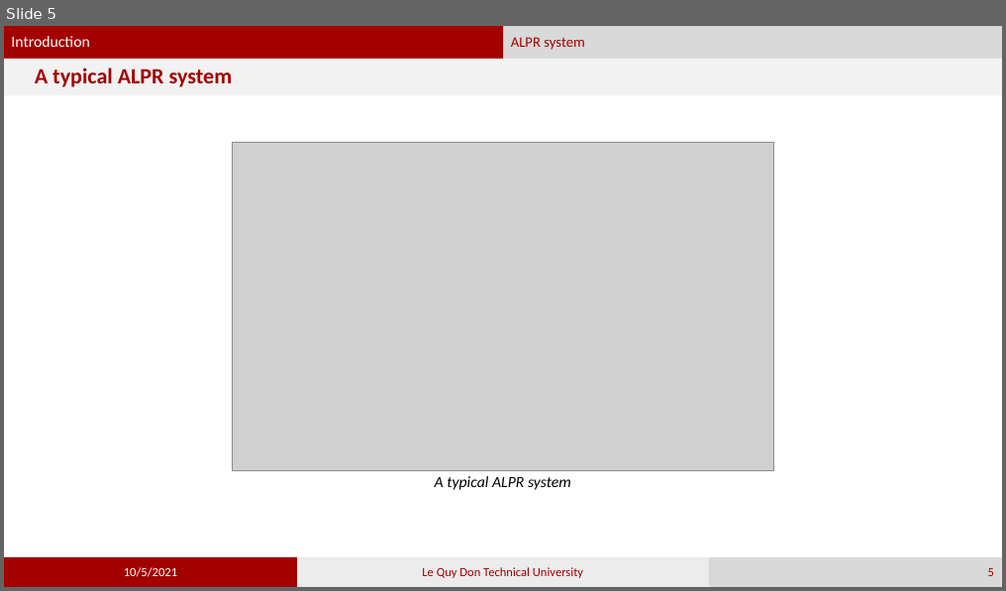
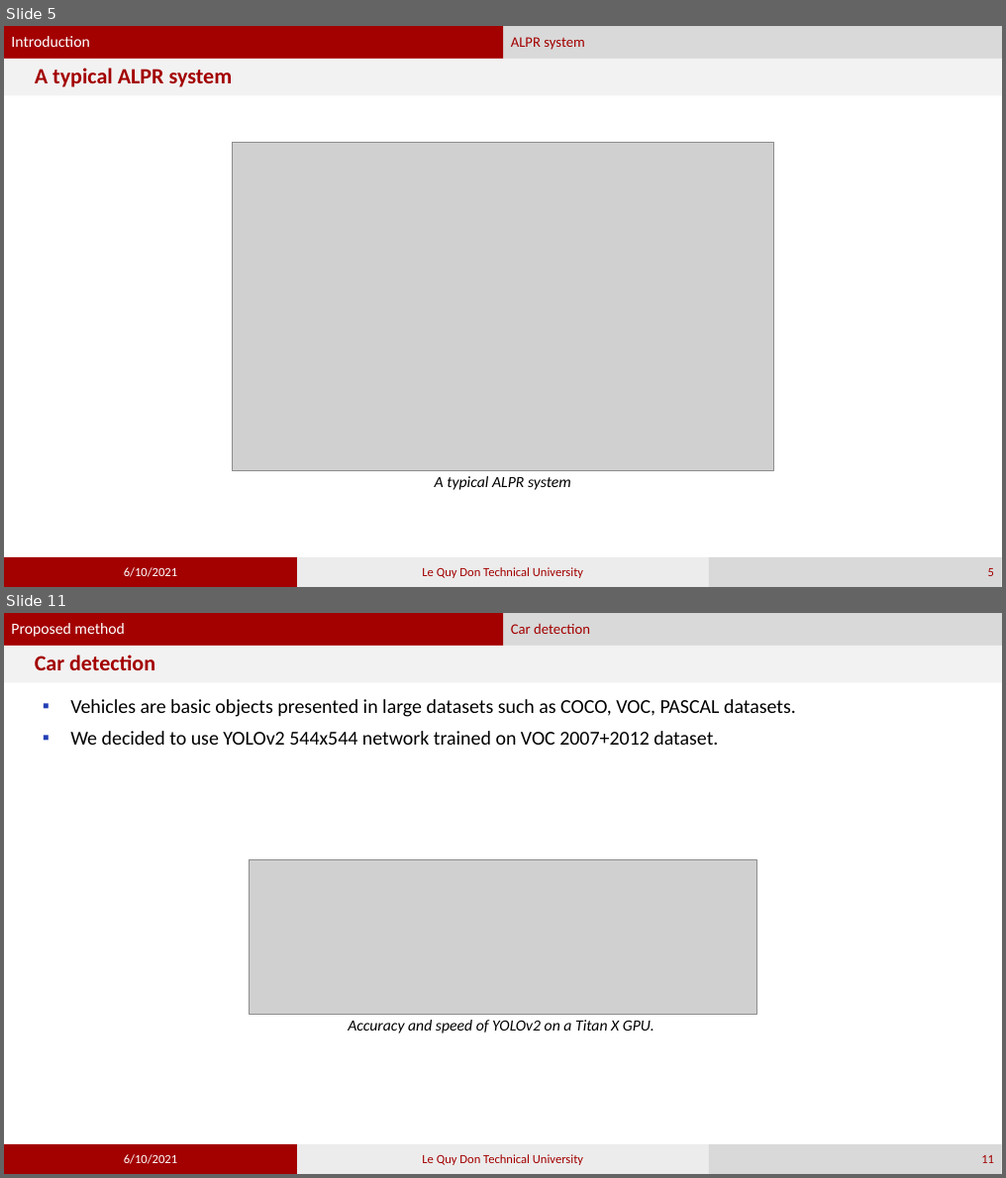
Before and after one commit to phamvandan/graduated-thesis-2021, a slide deck: my_template.pptx. Shown one above the other, each under a label of ours: slide 5 before the commit, slides 5 and 11 after it; the slides between them are not shown. The pictures are 1006x591 and 1006x1178 pixels, drawn with LibreOffice and Linux fonts; fonts in the diff are those of the drawing; grey boxes stand for pictures. Boxes give left, top, right and bottom in pixels: in the first picture for what was removed or moved away, otherwise in the second. Text is boxed around its words. In the diff, an @@ line names an element or a change of style, - is before the commit and + after.

```diff
--- a/my_template.pptx
+++ b/my_template.pptx
@@ slide 11 added at (x1=4, y1=613, x2=1002, y2=1174), background #FFFFFF; not listed: 2 template elements that a slide beside it also shows @@
@@ text added at (x1=4, y1=613, x2=503, y2=646), fill #A30000, 15 pt, text #FFFFFF @@
+Proposed method
@@ text added at (x1=503, y1=613, x2=1002, y2=646), fill #D9D9D9, 14 pt, text #A30000 @@
+Car detection
@@ title added at (x1=4, y1=646, x2=1002, y2=682), fill #F2F2F2, 21 pt, text #A30000, bold @@
+Car detection
@@ text added at (x1=70, y1=699, x2=796, y2=745), 19 pt, text #000000 @@
+▪ Vehicles are basic objects presented in large datasets such as COCO, VOC, PASCAL datasets.
+▪ We decided to use YOLOv2 544x544 network trained on VOC 2007+2012 dataset.
@@ picture added at (x1=249, y1=861, x2=757, y2=1014) @@
@@ text added at (x1=348, y1=1020, x2=654, y2=1034), 15 pt, text #000000, italic @@
+Accuracy and speed of YOLOv2 on a Titan X GPU.
@@ rectangle added at (x1=4, y1=1145, x2=297, y2=1174), fill #A30000, 12 pt, text #FFFFFF @@
+6/10/2021
@@ rectangle added at (x1=297, y1=1145, x2=709, y2=1174), fill #ECECEC, 12 pt, text #A30000 @@
+Le Quy Don Technical University
@@ page number added at (x1=709, y1=1145, x2=1002, y2=1174), fill #D9D9D9, 12 pt, text #A30000 @@
+11
@@ slide 5 changed as well @@
@@ text in rectangle at (x1=124, y1=568, x2=177, y2=577): text changed @@
-10/5/2021
+6/10/2021
```
Also in this commit, not shown: 4 other slides changed, 7 other slides added.
